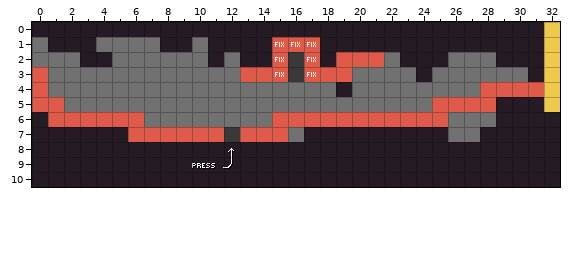
Tiled map (JSON) -- dev/media/data/levels/6.json. This is how it looked before the edit.
Cells are 16x15 px. Shown: x 0..32, y 0..10.
And afterwards:
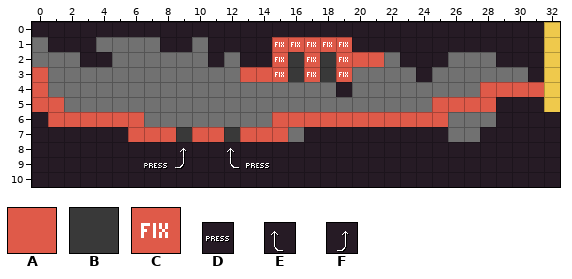
Key: from "definitions": A 0, B 5, C 7; from "info": D 1, E 11, F 12.
_ is an empty cell, . an unchanged one.
Objects are placed by their top-left corner, in cells (3,4 is the top-left corner of cell 3,4); size is 1x1 cell unless given.
Edits made:
--- layer "bg"
@@ x 18..18 @@
- 2 _
- 3 _
+ 2 B
+ 3 B
--- layer "main"
@@ x 18..18 @@
- 3 A
+ 3 _
@@ x 9..9 @@
- 7 A
+ 7 B
--- layer "main_fg"
@@ x 18..19 @@
- 1 __
- 2 ._
- 3 ._
+ 1 CC
+ 2 .C
+ 3 .C
--- layer "info"
+E at 11.8,7.9 size 1.9x2
-F at 11.3,7.9 size 1.9x2
+F at 8.3,7.9 size 1.9x2
-D at 9.8,8.5 size 1.9x2
+D at 13.2,8.5 size 1.9x2
+D at 6.8,8.5 size 1.9x2
Pixel boxes of the changes (left, top, right, bottom) in both pictures:
changed: (320, 37, 352, 82)
changed: (144, 127, 270, 169)
